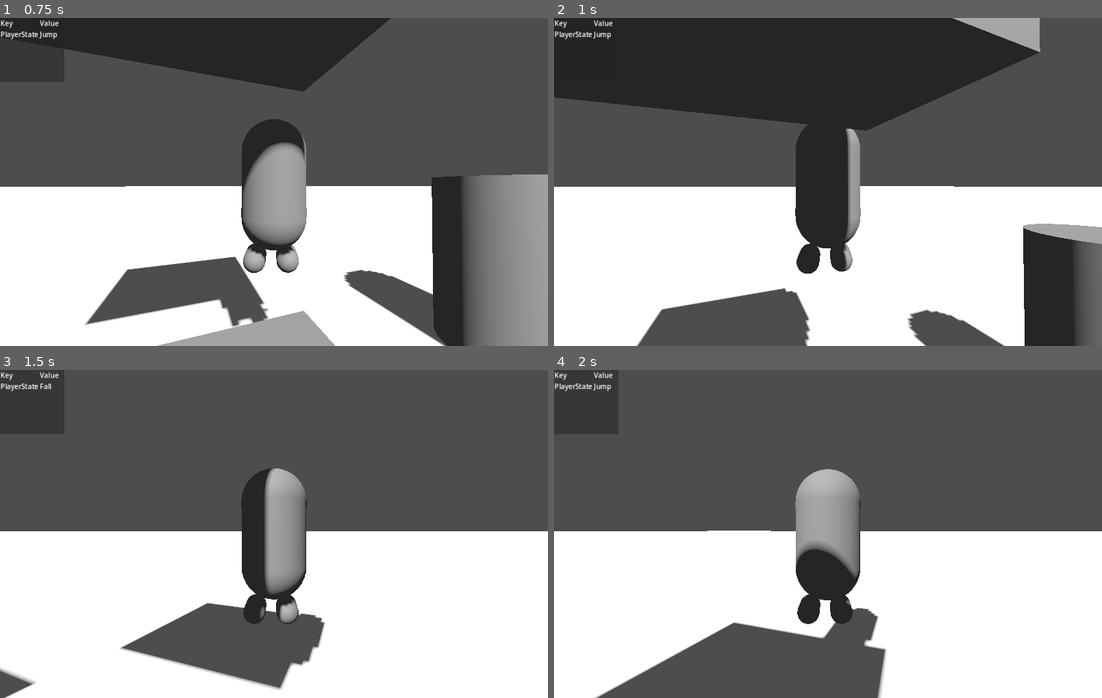
Above: before the commit, frames 1-4 (two rows, left to right).
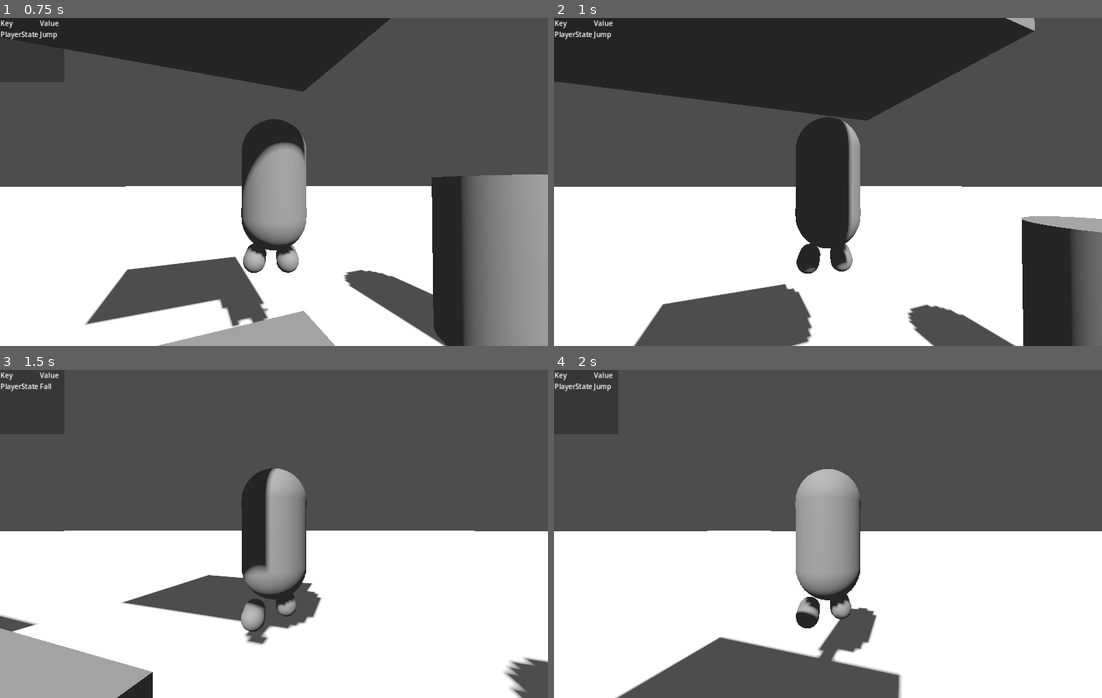
Above: after the commit, the same moments.

Repository: ee0pdt/godot-tps-test
Game: Godot game, scene res://main.tscn
Same seed, same stepped clock (60 frames per second), same inputs: the game is played once before the commit and once after it.
Inputs (mouse positions are in pixels of both pictures, inside the frame that each line leads up to):
- Up to frame 1 (0.75 s): move the mouse to (301, 182) at 0.52 s; hold Up (forward) from 0.53 s (still down); tap Space (jump) at 0.6 s
- Up to frame 2 (1 s): keep holding Up (forward); tap Space (jump) at 0.77 s
- Up to frame 3 (1.5 s): keep holding Up (forward); tap Space (jump) at 1.07, 1.35 s; move the mouse to (246, 534) at 1.27 s
- Up to frame 4 (2 s): keep holding Up (forward); tap Space (jump) at 1.52, 1.82 s

Frame 1 is identical in both runs. In frame 2, 6.5% of the frame differs, in the area x 0-100%, y 0-100%; in frame 3, 13%, in the area x 0-100%, y 30-100%; in frame 4, 4.5%.

Commit message:
Added double jump

Diff:
--- a/player/states/player_fall.gd
+++ b/player/states/player_fall.gd
@@ -23,6 +23,10 @@
 	# Coyote time
 	elif Input.is_action_just_pressed("jump") and falling_time < COYOTE_TIME and player.jump_count < 1:
 		state_machine.transition_to("Jump")
+	elif player.jump_count > 1 and Input.is_action_just_pressed("jump") and player.jump_count < 2:
+		player.velocity.y += player.JUMP_VELOCITY
+		player.animation_tree["parameters/conditions/jump"] = true
+		player.jump_count += 1
 	else:
 		player.velocity.y -= player.gravity * delta
 		falling_time += delta
--- a/player/states/player_jump.gd
+++ b/player/states/player_jump.gd
@@ -17,6 +17,10 @@
 func physics_update(delta: float) -> void:
 	if player.is_on_floor() and player.velocity.y <= 0:
 		state_machine.transition_to("Idle")
+	elif Input.is_action_just_pressed("jump") and player.jump_count < 2:
+		player.velocity.y += player.JUMP_VELOCITY
+		player.animation_tree["parameters/conditions/jump"] = true
+		player.jump_count += 1
 	elif player.velocity.y <= 0:
 		state_machine.transition_to("Fall")
 	else:
